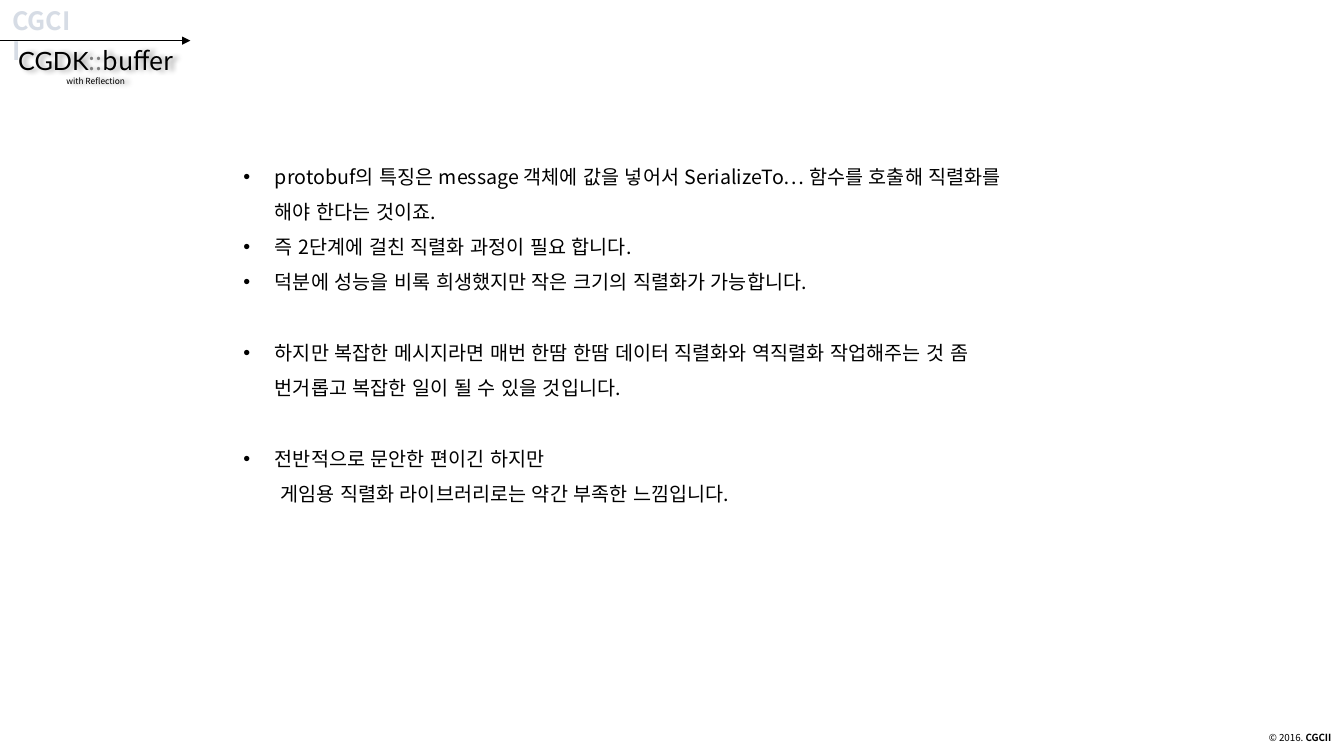
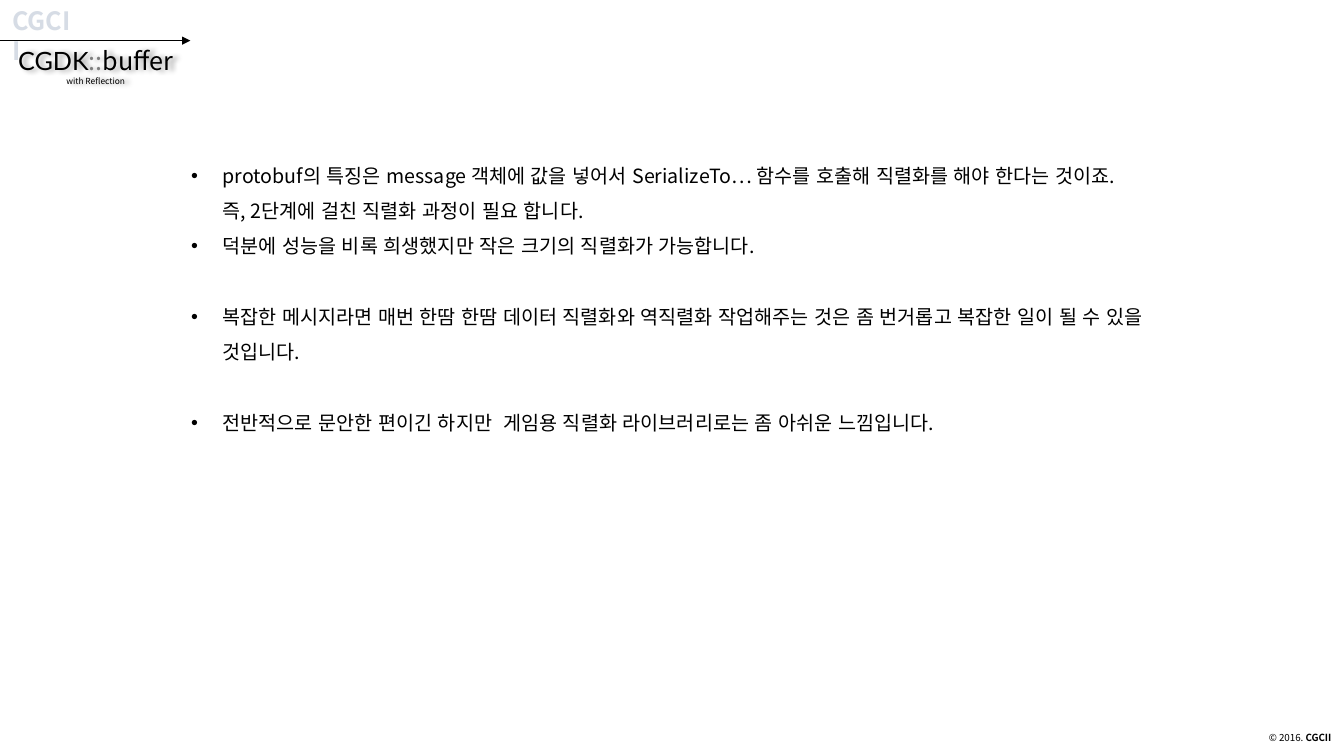
Before and after one commit to CGLabs/CGDK.buffer, a slide deck: slide 69 of C++/document/intruduce_CGDK.buffer.pptx (slide 68 before the commit). Drawn at 1344x756 pixels with LibreOffice and Linux fonts; fonts in the diff are those of the drawing. Boxes give left, top, right and bottom in pixels: in the first picture for what was removed or moved away, otherwise in the second. Text is boxed around its words. In the diff, an @@ line names an element or a change of style, - is before the commit and + after.

```diff
--- a/C++/document/intruduce_CGDK.buffer.pptx
+++ b/C++/document/intruduce_CGDK.buffer.pptx
@@ text "protobuf의 특징은 message 객체에 값을 ...": place and size @@
-text "protobuf의 특징은 message 객체에 값을 ..." at (275,167,1001,503)
+text "protobuf의 특징은 message 객체에 값을 ..." at (223,166,1142,432)
@@ text at (223,166,1115,222): text changed @@
-• protobuf의 특징은 message 객체에 값을 넣어서 SerializeTo… 함수를 호출해 직렬화를 해야 한다는 것이죠.
-• 즉 2단계에 걸친 직렬화 과정이 필요 합니다.
+• protobuf의 특징은 message 객체에 값을 넣어서 SerializeTo… 함수를 호출해 직렬화를 해야 한다는 것이죠.
+  즉, 2단계에 걸친 직렬화 과정이 필요 합니다.
@@ text at (223,307,1142,432): text changed @@
-• 하지만 복잡한 메시지라면 매번 한땀 한땀 데이터 직렬화와 역직렬화 작업해주는 것 좀 번거롭고 복잡한 일이 될 수 있을 것입니다.
-• 전반적으로 문안한 편이긴 하지만
-  게임용 직렬화 라이브러리로는 약간 부족한 느낌입니다.
+• 복잡한 메시지라면 매번 한땀 한땀 데이터 직렬화와 역직렬화 작업해주는 것은 좀 번거롭고 복잡한 일이 될 수 있을 것입니다.
+• 전반적으로 문안한 편이긴 하지만 게임용 직렬화 라이브러리로는 좀 아쉬운 느낌입니다.
```
Also in this commit, not shown: 24 other slides changed, 2 slides added, 1 other file.
